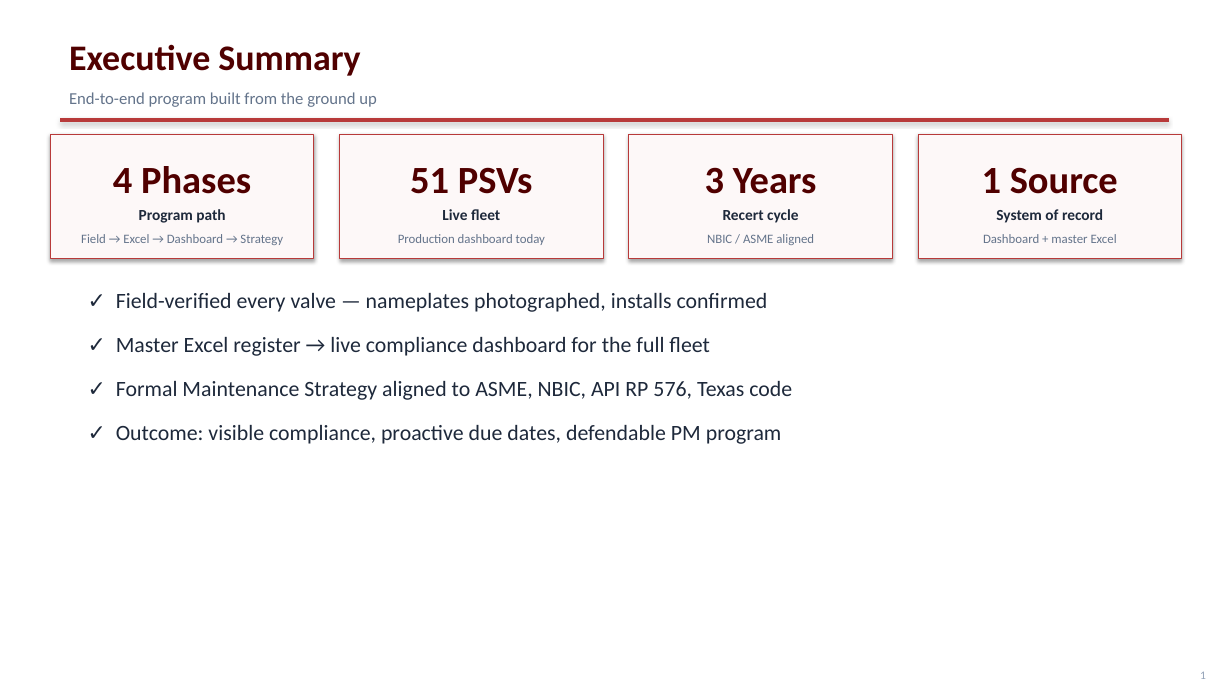
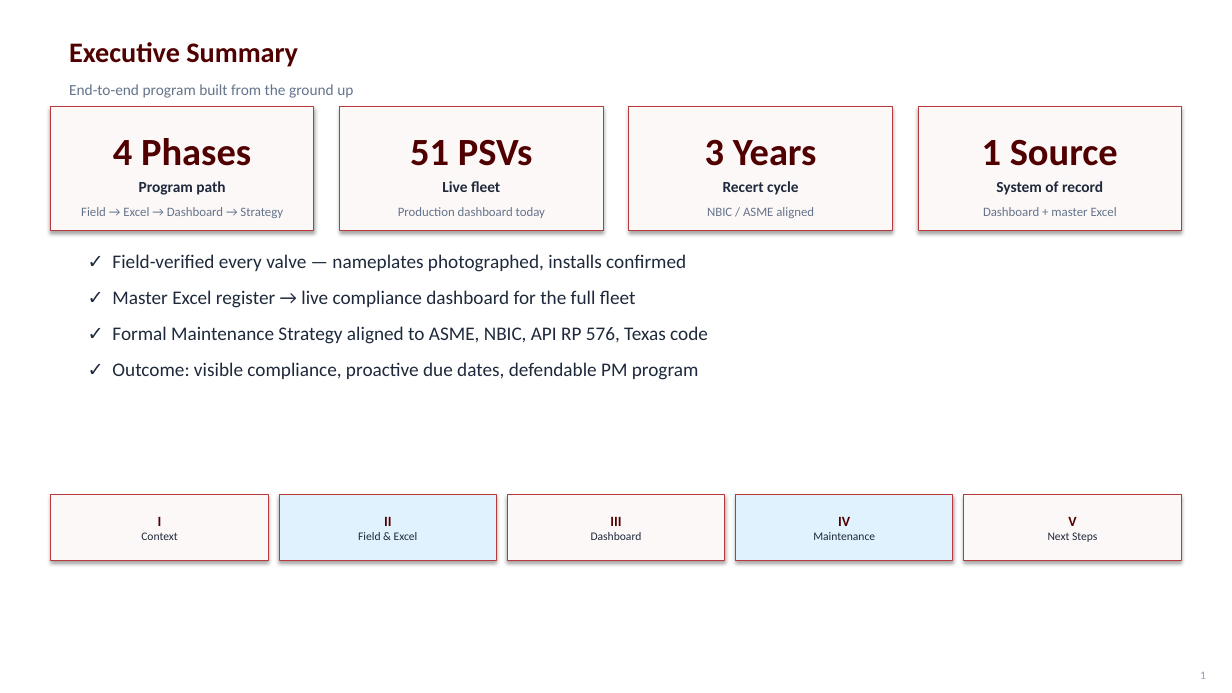
Before and after one commit to stavan12-a11y/PSV-Compliance-Tracking-Dashboard, a slide deck: slide 2 of docs/presentation/UES-Steam-Safety-Program.pptx. Drawn at 1232x693 pixels with LibreOffice and Linux fonts; fonts in the diff are those of the drawing. Boxes give left, top, right and bottom in pixels: in the first picture for what was removed or moved away, otherwise in the second. Text is boxed around its words. In the diff, an @@ line names an element or a change of style, - is before the commit and + after.

```diff
--- a/docs/presentation/UES-Steam-Safety-Program.pptx
+++ b/docs/presentation/UES-Steam-Safety-Program.pptx
@@ text "Executive Summary" at [69, 42, 298, 67]: size 28 to 22 pt @@
@@ text "End-to-end program built from the ...": place and size @@
-text "End-to-end program built from the ..." at [69, 92, 376, 107]
+text "End-to-end program built from the ..." at [69, 84, 353, 98]
@@ text "End-to-end program built from the ..." at [69, 84, 353, 98]: size 13 to 12 pt @@
@@ rectangle removed at [60, 118, 1169, 122] @@
@@ 8 texts, 4 rectangles: place and size @@
-8 texts, 4 rectangles at [51, 134, 1182, 259]
+8 texts, 4 rectangles at [51, 106, 1182, 231]
@@ 4 texts: place and size @@
-4 texts at [81, 234, 1117, 245]
+4 texts at [81, 207, 1117, 218]
@@ text "✓ Field-verified every valve — ...": place and size @@
-text "✓ Field-verified every valve — ..." at [116, 293, 792, 444]
+text "✓ Field-verified every valve — ..." at [112, 254, 708, 380]
@@ text "✓ Field-verified every valve — ..." at [112, 254, 708, 380]: size 17 to 15 pt; less space between paragraphs @@
@@ rectangle added at [51, 494, 268, 561], fill #FDF8F8, outline #B83A3A 0.75 pt, 9 pt, text #1E293B @@
+I
+Context
@@ rectangle added at [279, 494, 496, 561], fill #E0F2FE, outline #B83A3A 0.75 pt, 9 pt, text #1E293B @@
+II
+Field & Excel
@@ rectangle added at [507, 494, 725, 561], fill #FDF8F8, outline #B83A3A 0.75 pt, 9 pt, text #1E293B @@
+III
+Dashboard
@@ rectangle added at [736, 494, 953, 561], fill #E0F2FE, outline #B83A3A 0.75 pt, 9 pt, text #1E293B @@
+IV
+Maintenance
@@ rectangle added at [964, 494, 1181, 561], fill #FDF8F8, outline #B83A3A 0.75 pt, 9 pt, text #1E293B @@
+V
+Next Steps
```
Also in this commit, not shown: 9 other slides changed, 1 slide added, 16 slides removed, 1 other file.
